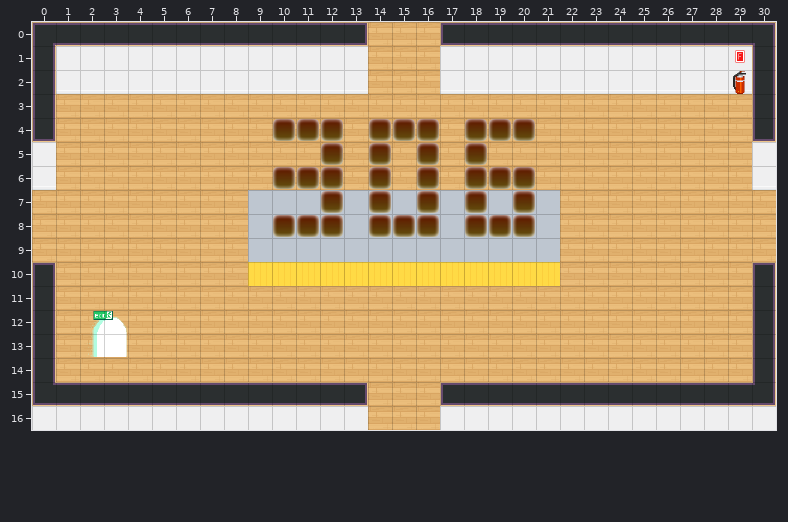
One commit to this Tiled map (JSON): dist/map/306.json. Above: the version before the commit.
Cells are 32x32 px. Shown: x 0..30, y 0..16.
Once edited:
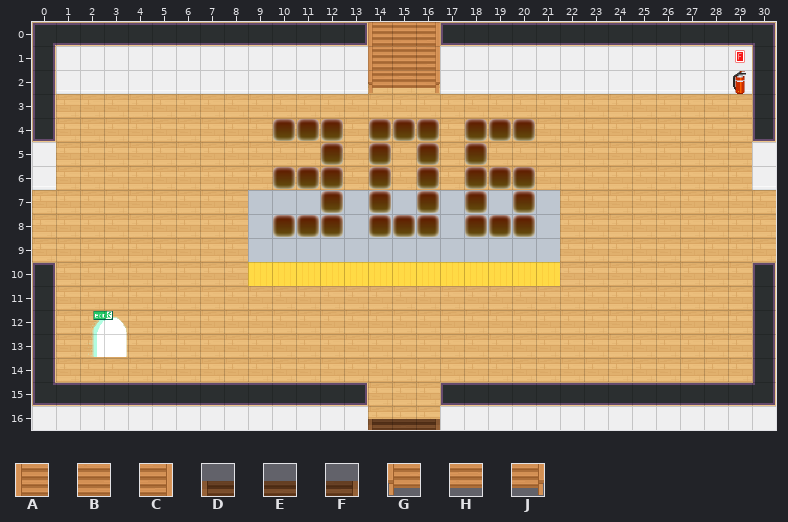
Key: from "tileset5_export": A 35, B 36, C 37, D 84, E 85, F 86, G 97, H 98, J 99.
_ is an empty cell.
Tiles of an added or newly shown layer are drawn over the layers below it.
Change:
Changed rows in their new state; . is an unchanged cell.
Layer "Stairs" (added):
first column x 14:
 0 ABC
 1 ABC
 2 GHJ
first column x 14:
16 DEF
Boxes around the changes in both pictures, in picture pixels (x1, y1, x2, y2):
added: (368, 22, 440, 93)
added: (368, 419, 440, 430)
